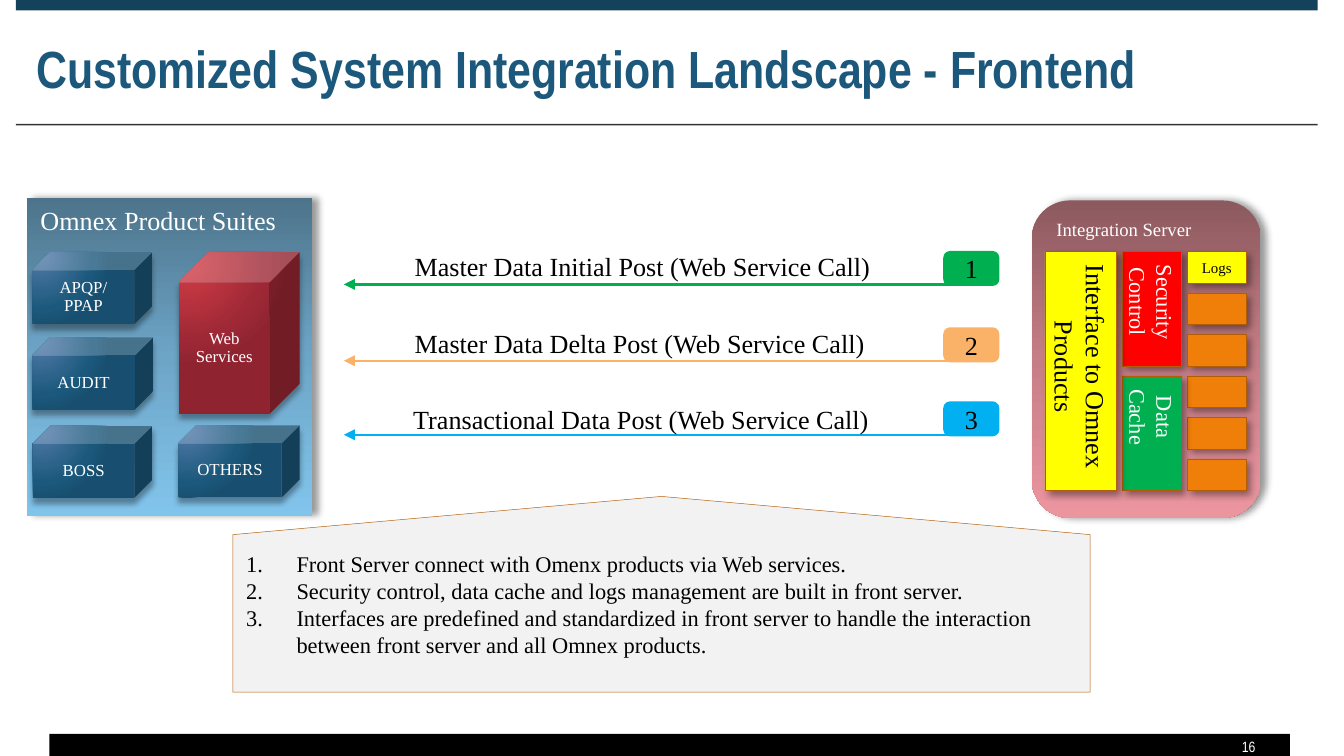
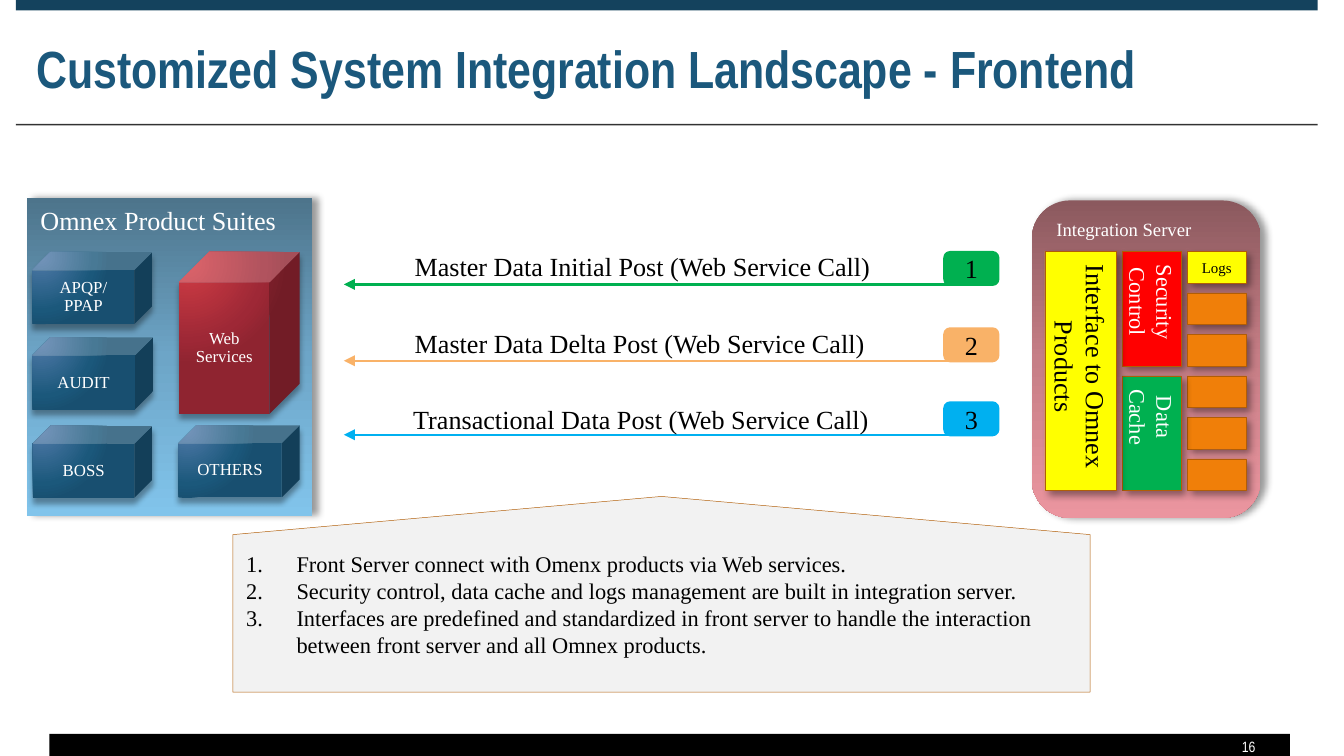
Before and after one commit to zyw9963/YFVE-supplier-portal, a slide deck: slide 16 of projects/ERP Integration/Proposal for System Integraiton v1.0.pptx. Drawn at 1344x756 pixels with LibreOffice and Linux fonts; fonts in the diff are those of the drawing. Boxes give left, top, right and bottom in pixels: in the first picture for what was removed or moved away, otherwise in the second. Text is boxed around its words. In the diff, an @@ line names an element or a change of style, - is before the commit and + after.

```diff
--- a/projects/ERP Integration/Proposal for System Integraiton v1.0.pptx
+++ b/projects/ERP Integration/Proposal for System Integraiton v1.0.pptx
@@ text in pentagon arrow at [297,583,1016,604]: text changed @@
-2. Security control, data cache and logs management are built in front server.
+2. Security control, data cache and logs management are built in integration server.
```
Also in this commit, not shown: 2 other slides changed.
